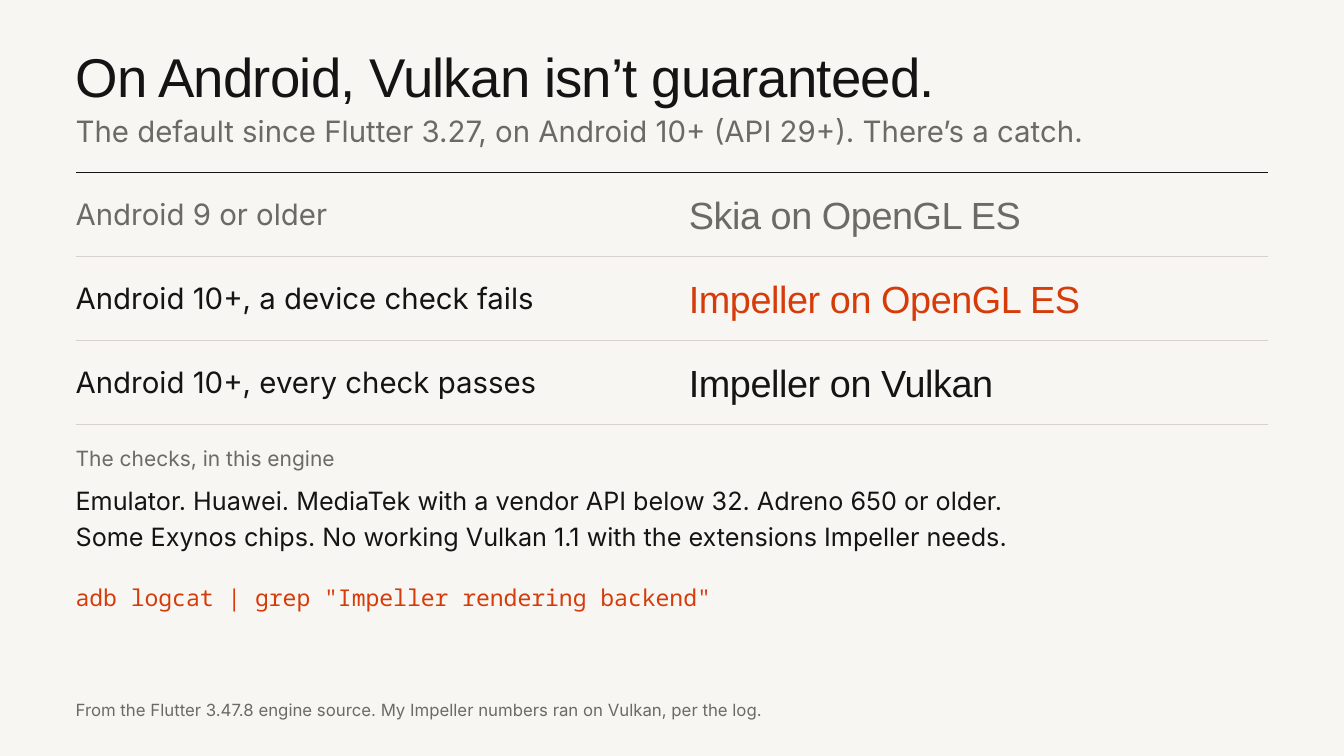
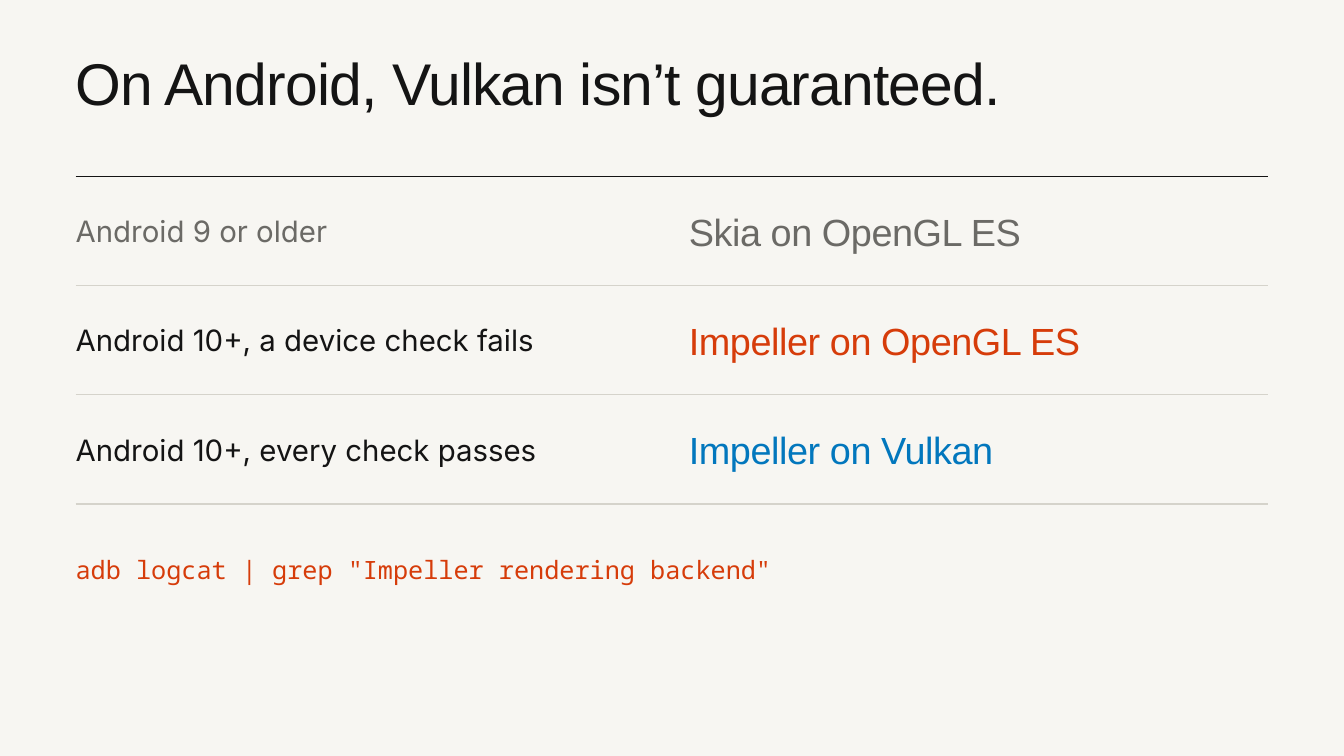
Before and after one commit to cm-collins/fluttercon-demo-app, a slide deck: slide 8 of docs/talk/slides/beyond-skia.pptx. Drawn at 1344x756 pixels with LibreOffice and Linux fonts; fonts in the diff are those of the drawing; background and template pictures are left out. Boxes give left, top, right and bottom in pixels: in the first picture for what was removed or moved away, otherwise in the second. Text is boxed around its words. In the diff, an @@ line names an element or a change of style, - is before the commit and + after.

```diff
--- a/docs/talk/slides/beyond-skia.pptx
+++ b/docs/talk/slides/beyond-skia.pptx
@@ title "On Android, Vulkan isn’t guaranteed." at [76, 62, 1000, 116]: size 39 to 42 pt @@
@@ text removed at [76, 118, 1083, 147] @@
-The default since Flutter 3.27, on Android 10+ (API 29+). There’s a catch.
@@ text "Android 9 or older": place and size @@
-text "Android 9 or older" at [76, 203, 327, 226]
+text "Android 9 or older" at [76, 220, 327, 243]
@@ line moved from (76, 172) - (1268, 172) to (76, 176) - (1268, 176) @@
@@ text "Skia on OpenGL ES": place and size @@
-text "Skia on OpenGL ES" at [689, 201, 1021, 236]
+text "Skia on OpenGL ES" at [689, 218, 1021, 253]
@@ text "Android 10+, a device check ...": place and size @@
-text "Android 10+, a device check ..." at [76, 286, 534, 314]
+text "Android 10+, a device check ..." at [76, 328, 534, 356]
@@ line moved from (76, 256) - (1268, 256) to (76, 285) - (1268, 285) @@
@@ text "Impeller on OpenGL ES": place and size @@
-text "Impeller on OpenGL ES" at [689, 285, 1080, 320]
+text "Impeller on OpenGL ES" at [689, 327, 1080, 362]
@@ text "Android 10+, every check passes": place and size @@
-text "Android 10+, every check passes" at [76, 371, 536, 399]
+text "Android 10+, every check passes" at [76, 439, 536, 467]
@@ line moved from (76, 424) - (1268, 424) to (76, 395) - (1268, 395) @@
@@ text "Impeller on Vulkan": place and size @@
-text "Impeller on Vulkan" at [689, 369, 993, 404]
+text "Impeller on Vulkan" at [689, 436, 993, 471]
@@ text "Impeller on Vulkan" at [689, 436, 993, 471]: text colour #141414 to #0277BD @@
@@ text removed at [76, 450, 334, 471] @@
-The checks, in this engine
@@ line moved from (76, 341) - (1268, 341) to (76, 504) - (1268, 504) @@
@@ text removed at [76, 491, 1007, 551] @@
-Emulator. Huawei. MediaTek with a vendor API below 32. Adreno 650 or older.
-Some Exynos chips. No working Vulkan 1.1 with the extensions Impeller needs.
@@ text "adb logcat | grep "Impeller ...": place and size @@
-text "adb logcat | grep "Impeller ..." at [76, 588, 711, 612]
+text "adb logcat | grep "Impeller ..." at [76, 560, 771, 585]
@@ text "adb logcat | grep "Impeller ..." at [76, 560, 771, 585]: size 16.5 to 18 pt; vertical alignment top to middle @@
@@ text removed at [76, 703, 761, 720] @@
-From the Flutter 3.47.8 engine source. My Impeller numbers ran on Vulkan, per the log.
```
Also in this commit, not shown: 21 other slides changed, 9 slides added, 5 slides removed, 23 other files.
